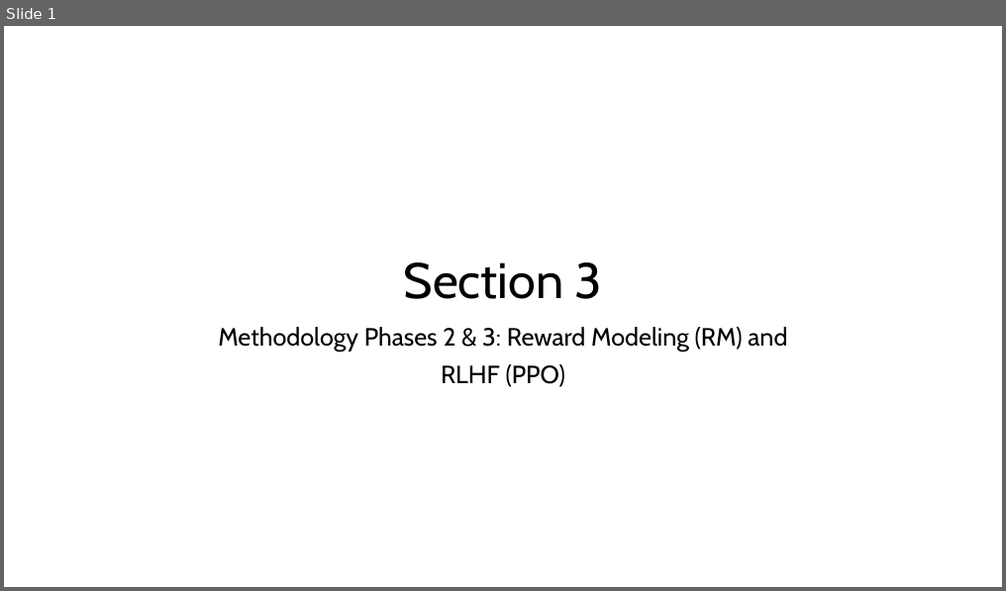
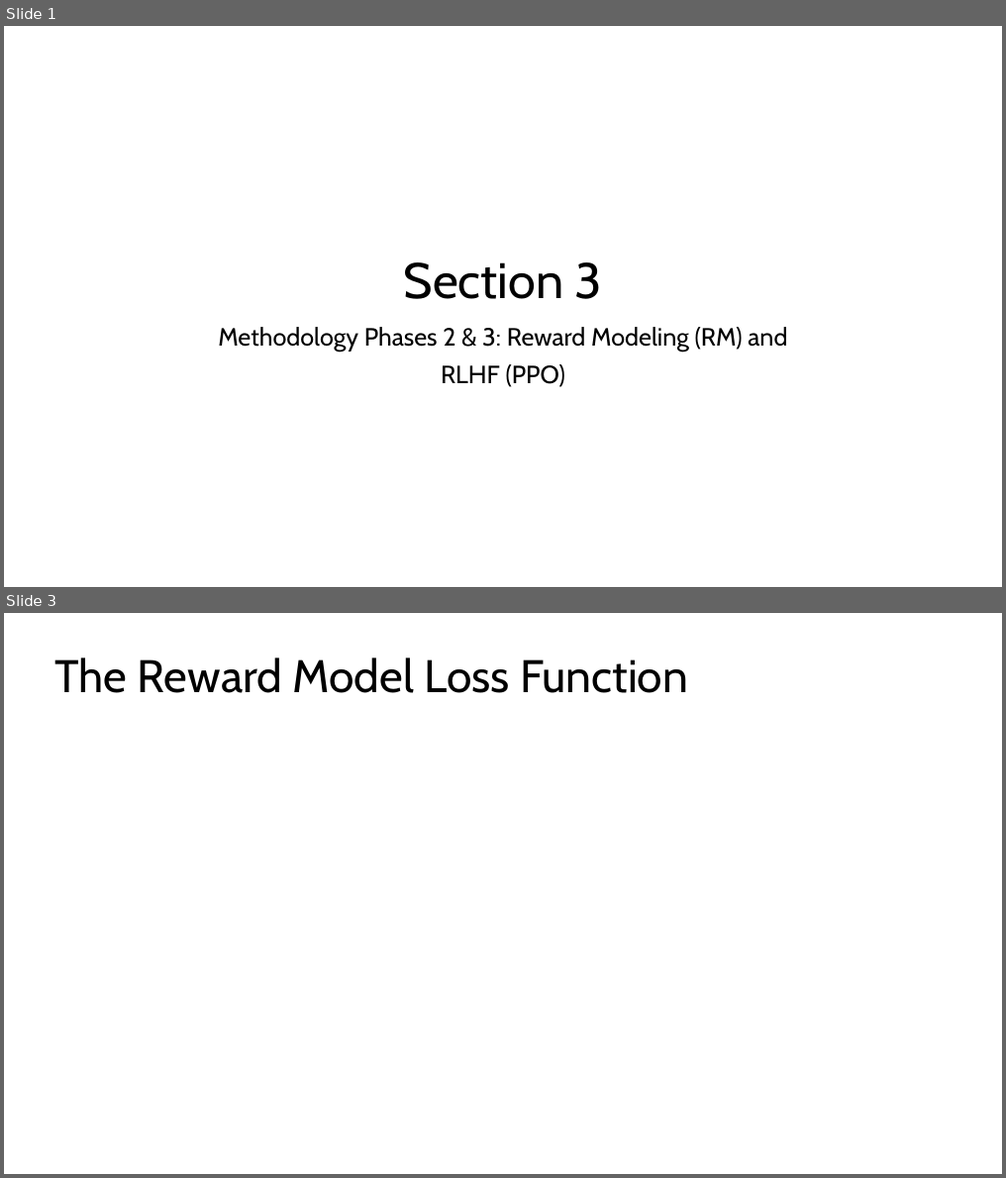
Before and after one commit to logus2k/genai_paper, a slide deck: section3/section3.pptx. Shown one above the other, each under a label of ours: slide 1 before the commit, slides 1 and 3 after it; the slides between them are not shown. The pictures are 1006x591 and 1006x1178 pixels, drawn with LibreOffice and Linux fonts; fonts in the diff are those of the drawing; grey boxes stand for pictures. Boxes give left, top, right and bottom in pixels: in the first picture for what was removed or moved away, otherwise in the second. Text is boxed around its words. In the diff, an @@ line names an element or a change of style, - is before the commit and + after.

Commit message:
Added Section 3 - Reward Model
feat:
added docx file with the corresponding section 3
added ppt file with the corresponding seciton 3

```diff
--- a/section3/section3.pptx
+++ b/section3/section3.pptx
@@ slide 3 added at (x1=4, y1=613, x2=1002, y2=1174), background #FFFFFF @@
@@ title added at (x1=55, y1=658, x2=688, y2=693), 44 pt, text #000000 @@
+The Reward Model Loss Function
```
Also in this commit, not shown: 5 other slides added, 1 slide removed, 1 other file.
